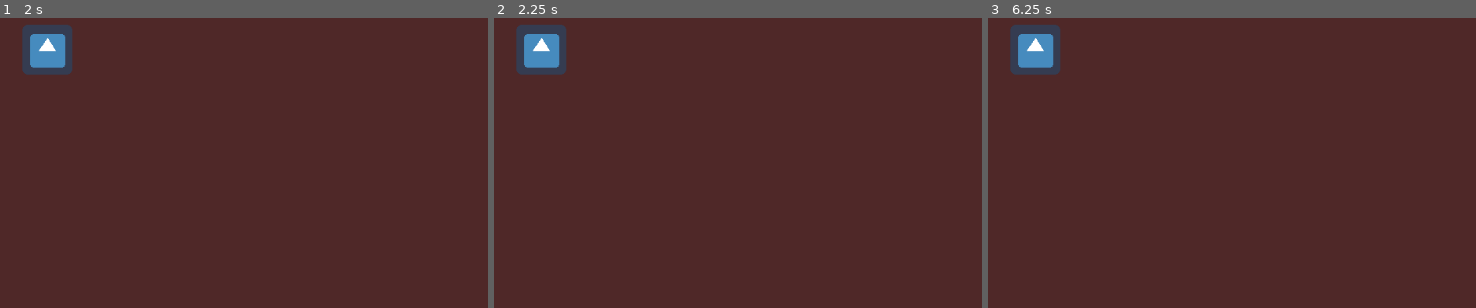
Above: before the commit, frames 1-3 (left to right).
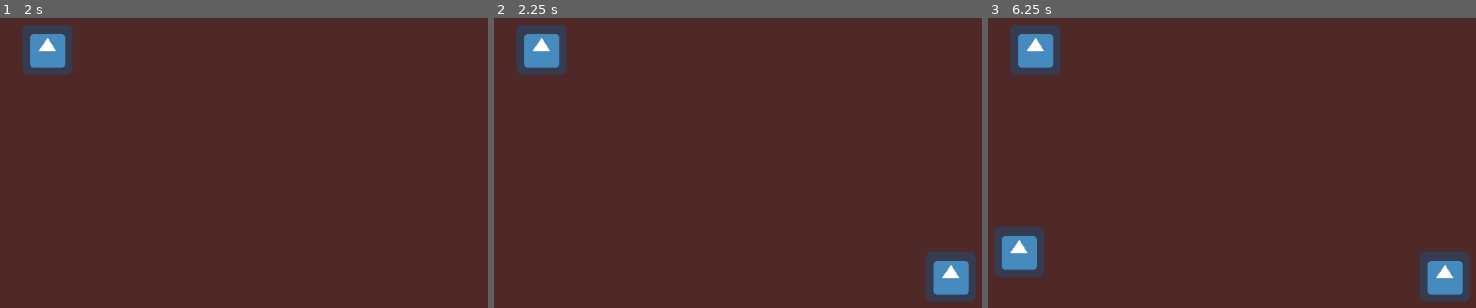
Above: after the commit, the same moments.

Repository: aMOPel/godot-xchange-scene
Game: Godot game, scene res://main.tscn
Two runs of this game, one before a commit and one after it. Both use one fixed random seed, a clock stepped at 60 frames per second and the inputs below. The engine's default icon, where the game draws it, is replaced by a stand-in: a white triangle on a blue panel in a dark square.
Inputs:
- Up to frame 1 (2 s): tap Enter at 0.5 s; tap Space at 1.25 s
- Up to frame 2 (2.25 s): tap Enter at 2 s
- Up to frame 3 (6.25 s): tap Space at 2.75, 5 s; tap Enter at 3.5 s

Frame 1 is identical in both runs. In frame 2, 1.7% of the frame differs, in the area x 88-99%, y 80-98%; in frame 3, 3.5%, in the area x 1-99%, y 72-98%.
Error before the commit: Invalid get index '-1' (on base: 'Array'). (res://utils/scene_switcher.gd:170)

Commit message:
added deferred flag for function arguments

Diff:
--- a/utils/scene_switcher.gd
+++ b/utils/scene_switcher.gd
@@ -34,9 +34,9 @@
 var flag_sync: bool
 
 
-func _init(p: NodePath, syncronize := false):
+func _init(p: NodePath, synchronize := false):
 	path = p
-	flag_sync = syncronize
+	flag_sync = synchronize
 
 
 func _ready():
@@ -88,7 +88,9 @@
 	return _scenes
 
 
-func add_scene(scene: PackedScene, method := ACTIVE, key = count):
+func add_scene(
+	scene: PackedScene, method := ACTIVE, key = count, deferred := false
+):
 	assert(key is int or key is String, "add_scene: key must be int or String")
 	assert(
 		ACTIVE <= method and method <= STOPPED,
@@ -100,14 +102,20 @@
 	match method:
 		ACTIVE:
 			_active_scenes.push_back(key)
-			local_root.call_deferred("add_child", "s")
+			if deferred:
+				local_root.call_deferred("add_child", "s")
+			else:
+				local_root.add_child(s)
 		HIDDEN:
 			assert(
 				s is CanvasItem,
 				"add_scene: scene must inherit from CanvasItem to be hidden"
 			)
 			_hidden_scenes.push_back(key)
-			local_root.call_deferred("add_child", "s")
+			if deferred:
+				local_root.call_deferred("add_child", "s")
+			else:
+				local_root.add_child(s)
 			s.hide()
 		STOPPED:
 			_stopped_scenes.push_back(key)
@@ -118,7 +126,7 @@
 		count += 1
 
 
-func show_scene(key = count):
+func show_scene(key = count, deferred := false):
 	assert(key in _scenes, "show_scene: key not in _scenes")
 	assert(! (key in _active_scenes), "show_scene: scene already visible")
 
@@ -131,12 +139,15 @@
 			_scenes[key].show()
 			_hidden_scenes.erase(key)
 		elif key in _stopped_scenes:
-			local_root.call_deferred("add_child", "s")
+			if deferred:
+				local_root.call_deferred("add_child", _scenes[key])
+			else:
+				local_root.add_child(_scenes[key])
 			_stopped_scenes.erase(key)
 		_active_scenes.push_back(key)
 
 
-func remove_scene(key = count, method := ACTIVE):
+func remove_scene(key = count, method := ACTIVE, deferred := false):
 	assert(key in _scenes, "remove_scene: key not in _scenes")
 	assert(
 		ACTIVE <= method and method <= STOPPED,
@@ -153,7 +164,10 @@
 
 		match method:
 			ACTIVE:
-				_scenes[key].call_deferred("free")
+				if deferred:
+					_scenes[key].queue_free()
+				else:
+					_scenes[key].free()
 				_scenes.erase(key)
 			HIDDEN:
 				assert(
@@ -163,12 +177,16 @@
 				_scenes[key].hide()
 				_hidden_scenes.push_back(key)
 			STOPPED:
-				local_root.call_deferred("remove_child", _scenes[key])
+				if deferred:
+					local_root.call_deferred("remove_child", _scenes[key])
+				else:
+					local_root.remove_child(_scenes[key])
 				_stopped_scenes.push_back(key)
 
 
-func switch_scene(key_to, key_from = _active_scenes[-1], method1 := ACTIVE):
-	assert(key_from in _active_scenes, "switch_scene: scene_from not active")
+func switch_scene(
+	key_to, key_from = null, method_from := ACTIVE, deferred := false
+):
 	assert(
 		! (key_to in _active_scenes), "switch_scene: scene_to already active"
 	)
@@ -177,12 +195,19 @@
 		"switch_scene: scene2 is neither hidden nor stopped"
 	)
 	assert(
-		ACTIVE <= method1 and method1 <= STOPPED,
+		ACTIVE <= method_from and method_from <= STOPPED,
 		"switch_scene: invalid method value"
 	)
-
-	remove_scene(key_from, method1)
-	show_scene(key_to)
+	if key_from == null:
+		assert(_active_scenes.size() > 0, "switch_scene: no active scene")
+		key_from = _active_scenes[-1]
+	else:
+		assert(
+			key_from in _active_scenes, "switch_scene: scene_from not active"
+		)
+
+	remove_scene(key_from, method_from, deferred)
+	show_scene(key_to, deferred)
 
 
 func switch_new_scene(
@@ -190,7 +215,8 @@
 	key_to = count,
 	key_from := _active_scenes[-1],
 	method_to := ACTIVE,
-	method_from := ACTIVE
+	method_from := ACTIVE,
+	deferred := false
 ):
 	assert(key_from in _active_scenes, "switch_scene: scene1 not active")
 	assert(
@@ -202,8 +228,8 @@
 		"switch_scene: invalid method value"
 	)
 
-	add_scene(scene_to, method_to, key_to)
-	remove_scene(key_from, method_from)
+	add_scene(scene_to, method_to, key_to, deferred)
+	remove_scene(key_from, method_from, deferred)
 
 
 func _check_scenes():
@@ -218,6 +244,14 @@
 		is_instance_valid(_scenes[key])
 		and not _scenes[key].is_queued_for_deletion()
 	):
+		if _scenes[key] is CanvasItem:
+			if _scenes[key].visible and key in _hidden_scenes:
+				_active_scenes.push_back(key)
+				_hidden_scenes.erase(key)
+			elif !_scenes[key].visible and key in _active_scenes:
+				_hidden_scenes.push_back(key)
+				_active_scenes.erase(key)
+
 		return true
 	else:
 		_scenes.erase(key)
@@ -274,8 +308,8 @@
 	s += "count: " + count as String + "\n"
 	s += "path: " + path as String + "\n"
 	s += local_root.get_children() as String + "\n"
-	get_node("/root").print_stray_nodes()
-	get_node("/root").print_tree_pretty()
+	# get_node("/root").print_stray_nodes()
+	# get_node("/root").print_tree_pretty()
 	return s
 
 #get_tree() tree_changed to sync
--- a/utils/utils.gd
+++ b/utils/utils.gd
@@ -6,7 +6,7 @@
 var scene_switcher = load("utils/scene_switcher.gd")
 
 
-func get_scene_switcher(path: NodePath):
-	var sw = scene_switcher.new(path)
+func get_scene_switcher(path: NodePath, synchronize:= false):
+	var sw = scene_switcher.new(path, synchronize)
 	add_child(sw)
 	return sw
--- a/world.gd
+++ b/world.gd
@@ -8,9 +8,12 @@
 func _ready():
 	# init switcher with path of this node, /root/Main/World, switcher will manipulate child nodes
 	var sw = Utils.get_scene_switcher(get_path())
-	print_debug(sw)
+	var sw1 = Utils.get_scene_switcher(get_path(), true)
+	# var s = Utils.get_scene_switcher("/root")
 	# an instance of scene1 will already be in the tree and visible, as you can see in the editor,
 	# it will also be tracked, it can be referred to with the integer 1
+	sw.add_scene(scene1)
+	print_debug(sw)
 
 	# add instance of scene2 to tree but hide it and name it "b" for later reference
 	sw.add_scene(scene2, sw.HIDDEN, "b")
@@ -20,14 +23,16 @@
 	# this instance is no longer tracked since its dead
 	sw.switch_scene("b")
 	print_debug(sw)
+	print_debug("with sync:\n", sw1)
 
 	yield(get_tree().create_timer(2.0), "timeout")
 	# add scene3 to tree and hide it and name it "c"
 	sw.add_scene(scene3, sw.HIDDEN, "c")
 	# instance scene1 again and add it to the tree visible,
 	# also remove "b" from the tree, its still in memory
-	sw.switch_new_scene(scene1, "b", sw.ACTIVE, sw.STOPPED)
+	sw.switch_new_scene(scene1, "a", "b", sw.ACTIVE, sw.STOPPED)
 	print_debug(sw)
+	print_debug("with sync:\n", sw1)
 
 	yield(get_tree().create_timer(2.0), "timeout")
 	# reattach "b" to scene tree
@@ -35,5 +40,22 @@
 
 	# make "c" visible
 	sw.show_scene("c")
+	print_debug(sw)
+	print_debug("with sync:\n", sw1)
+	sw1.show_scene(2)
+	print_debug("with sync:\n", sw1)
+	#
+	# s.add_scene(scene3)
 
-	print_debug(sw)
+	# print_debug(sw)
+	# var a = scene1.instance()
+	# add_child(a)
+	# print_debug(sw)
+	# # remove_child(a)
+	# # print_debug(sw)
+	# a.free()
+	# yield(get_tree().create_timer(1.0), "timeout")
+	# print_debug(sw)
+	# sw.show_scene(2)
+	# print_debug(sw)
+	# print_debug(s)
Not shown, changed: .gitignore
Not shown, changed: README.md
